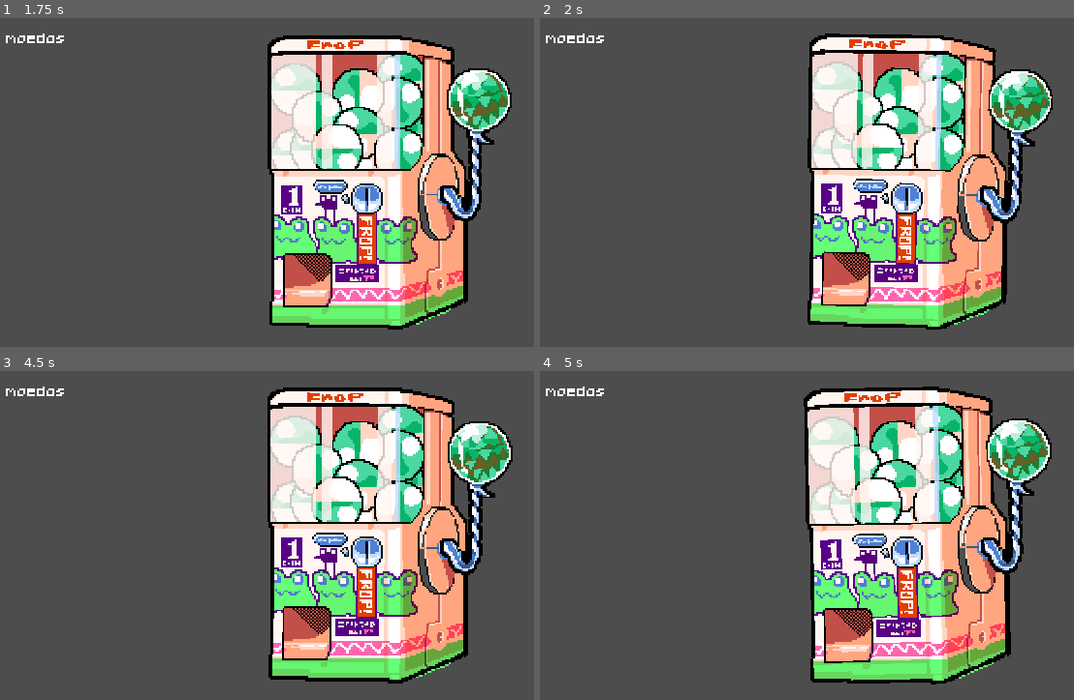
Above: before the commit, frames 1-4 (two rows, left to right).
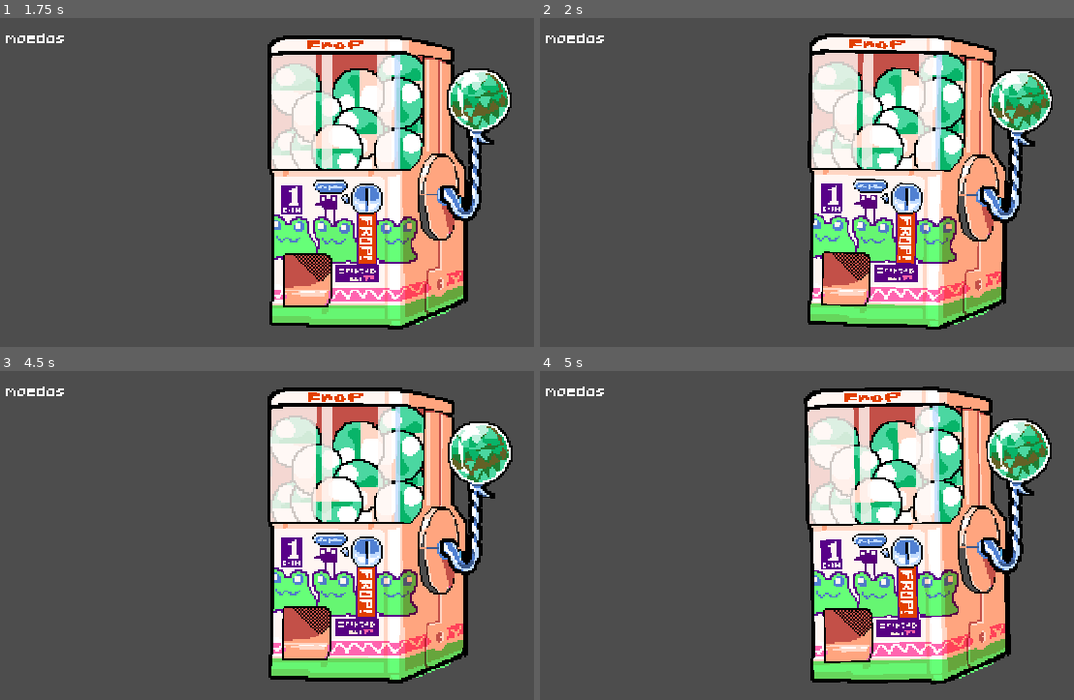
Above: after the commit, the same moments.

Repository: cosmicfoxgames/sapopon
Game: Godot game, scene res://scene objects/upper_ui_gacha.tscn
The game is run twice, just before and just after one commit, with the same random seed, the same clock (stepped at 60 frames per second) and the same inputs. This scene is started directly instead of the project's main scene.
Inputs (mouse positions are in pixels of both pictures, inside the frame that each line leads up to):
- Up to frame 1 (1.75 s): tap Enter (game_enter) at 0.5, 1.35 s; move the mouse to (373, 182) at 0.52 s; click (373, 182) at 0.6 s; move the mouse to (165, 202) at 1.27 s; click (165, 202) at 1.42 s
- Up to frame 2 (2 s): no input
- Up to frame 3 (4.5 s): move the mouse to (373, 453) at 2.02 s; click (373, 453) at 2.1 s; move the mouse to (272, 614) at 2.77 s; tap Enter (game_enter) at 2.85, 4.35 s; click (272, 614) at 2.92 s; tap Space at 3.5 s; move the mouse to (507, 594) at 3.52 s; click (507, 594) at 3.6 s; move the mouse to (101, 479) at 4.27 s; click (101, 479) at 4.42 s
- Up to frame 4 (5 s): no input

Frame 1 is identical in both runs. In frame 2, 0.4% of the frame differs, in the area x 50-96%, y 4-95%; in frame 3, 0.4%, in the area x 50-96%, y 6-93%; in frame 4, 0.2%.

Commit message:
fixed gachapon animation

Diff:
--- a/scene objects/gacha.gd
+++ b/scene objects/gacha.gd
@@ -7,6 +7,8 @@
 
 var is_hovering = false
 var can_interact = true
+
+var already_played_idle_anim = false
 
 func _ready() -> void:
 	print("ready do gacha")
@@ -18,6 +20,9 @@
 		if PlayerData.current_money > 0:
 			get_gacha()
 		else: no_money()
+	if is_hovering == false and already_played_idle_anim == false:
+		already_played_idle_anim = true
+		anim.play("idle")
 
 func get_gacha():
 	can_interact = false
@@ -40,13 +45,16 @@
 
 func _on_area_2d_mouse_entered() -> void:
 	#GameData.change_mouse_pointer(GameData.MOUSE_POINTERS.HAND)
+	print("ENTROU NO GACHA")
 	is_hovering = true
 	anim.play("hover_in")
 	await anim.animation_finished
 
 func _on_area_2d_mouse_exited() -> void:
 	#GameData.change_mouse_pointer(GameData.MOUSE_POINTERS.POINTER)
+	print("SAIU DO GACHA")
 	is_hovering = false
 	anim.play("hover_out")
 	await anim.animation_finished
-	anim.play("idle")
+	already_played_idle_anim = false
+	#anim.play("idle")
